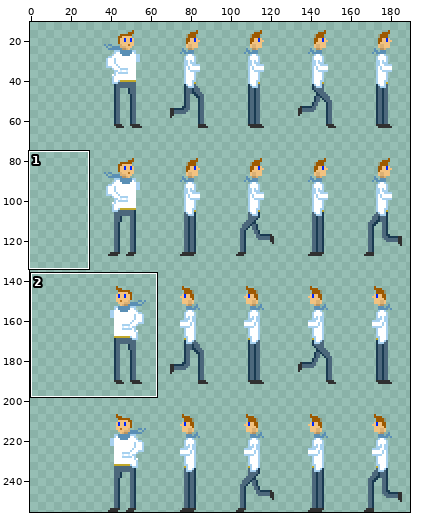
Sprite sheet, stored at res/img/human_male.png. Above: a wide view before the commit, with the close-up outlined.
Close-up. Before:
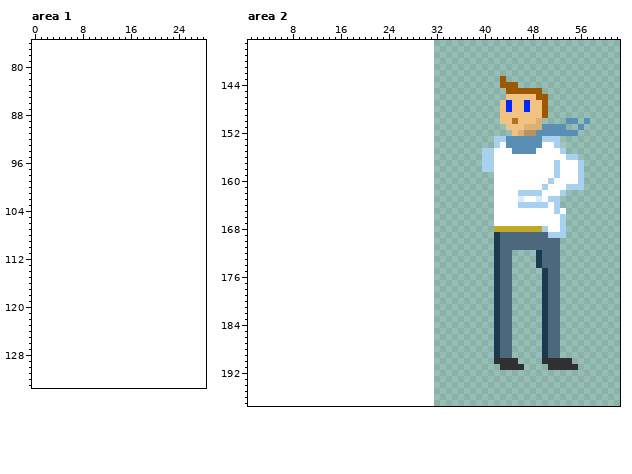
The file is 160x256 pixels. Pixels under 10% opacity are left out. Shown: area 1: x 0..28, y 76..133; area 2: x 1..62, y 137..197. The old version is drawn lined up with the new one, on the new canvas. The wide view leaves out empty margins. The commit also changed other parts of the picture, which this record leaves out.
After:
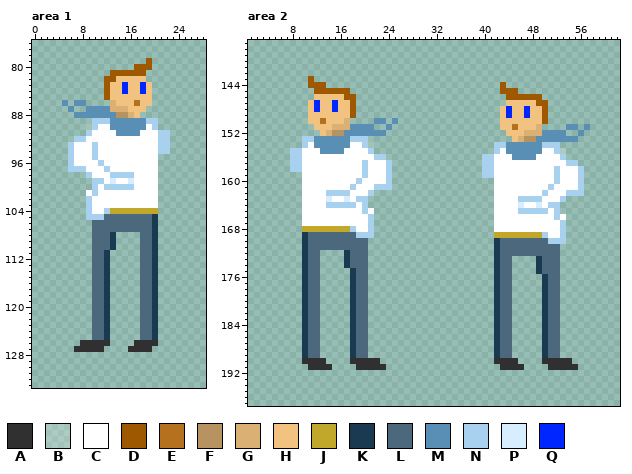
Palette (. is transparent): A #303030  B #ffffff34  C #ffffff  D #9e5900  E #b5711e  F #b79361  G #dbb074  H #f2c280  J #c1a82a  K #193a51  L #4c687c  M #5a8fb5  N #a7d1ef  P #d6eeff  Q #0026ff
The edit:
canvas 160x256 -> 192x256, the old top-left corner now at 32,0
--- area 1
@@ x 0..28 @@
  78 .............................
- 79 .............................
- 80 .............................
- 81 .............................
- 82 .............................
- 83 .............................
- 84 .............................
- 85 .............................
- 86 .............................
- 87 .............................
- 88 .............................
- 89 .............................
- 90 .............................
- 91 .............................
- 92 .............................
- 93 .............................
- 94 .............................
- 95 .............................
- 96 .............................
- 97 .............................
- 98 .............................
- 99 .............................
-100 .............................
-101 .............................
-102 .............................
-103 .............................
-104 .............................
-105 .............................
-106 .............................
-107 .............................
-108 .............................
-109 .............................
-110 .............................
-111 .............................
-112 .............................
-113 .............................
-114 .............................
-115 .............................
-116 .............................
-117 .............................
-118 .............................
-119 .............................
-120 .............................
-121 .............................
-122 .............................
-123 .............................
-124 .............................
-125 .............................
-126 .............................
-127 .............................
+ 79 ...................D.........
+ 80 .................DDD.........
+ 81 .............DDDDDD..........
+ 82 ............DDHHHHH..........
+ 83 ............DHHQHHQH.........
+ 84 ............DHHQHHQH.........
+ 85 ............DHHHHHHH.........
+ 86 .....M.MM....GHHHEHH.........
+ 87 ......M..MMMMGGGHHH..........
+ 88 .......MMMMMMMFFGH...........
+ 89 ..........NNNMMMMMMNN........
+ 90 .........BNCCMMMMMMCN........
+ 91 .........NCCCCMMMMCCCNN......
+ 92 .......NNCCCCCCCCCCCCNN......
+ 93 ......NCCCNCCCCCCCCCCNN......
+ 94 ......NCCCNCCCCCCCCCCNN......
+ 95 ......NCCCNCCCCCCCCCC........
+ 96 ......NCCCCNCCCCCCCCC........
+ 97 ......NNNCCCNCCCCCCCC........
+ 98 .........NCCCNNNNCCCC........
+ 99 ..........NNCPCCPCCCC........
+100 ..........NCNNNNNCCCC........
+101 .........CNCCCCCCCCCC........
+102 .........NCCCCCCCCCCC........
+103 .........NCCCCCCCCCCC........
+104 .........NCCNJJJJJJJJ........
+105 .........NNNLLLLLLLLK........
+106 ..........LLLLLLLLLLK........
+107 ..........LLLLLLLLLLK........
+108 ..........LLLK....LLK........
+109 ..........LLLK....LLK........
+110 ..........LLLK....LLK........
+111 ..........LLK.....LLK........
+112 ..........LLK.....LLK........
+113 ..........LLK.....LLK........
+114 ..........LLK.....LLK........
+115 ..........LLK.....LLK........
+116 ..........LLK.....LLK........
+117 ..........LLK.....LLK........
+118 ..........LLK.....LLK........
+119 ..........LLK.....LLK........
+120 ..........LLK.....LLK........
+121 ..........LLK.....LLK........
+122 ..........LLK.....LLK........
+123 ..........LLK.....LLK........
+124 ..........LLK.....LLK........
+125 ..........LLK.....LLK........
+126 ........AAAAA....AAAA........
+127 .......AAAAA....AAAA.........
 128 .............................
--- area 2
@@ x 1..62 @@
 142 ..............................................................
-143 ..........................................D...................
-144 ..........................................DDD.................
-145 ...........................................DDDDDD.............
-146 ...........................................HHHHHDD............
-147 ..........................................HQHHQHHD............
-148 ..........................................HQHHQHHD............
-149 ..........................................HHHHHHHD............
-150 ..........................................HHEHHHG....MM.M.....
-151 ...........................................HHHGGGMMMM..M......
-152 ............................................HGFFMMMMMMM.......
-153 .........................................NNMMMMMMNNN..........
-154 .........................................NCMMMMMMCCNB.........
-155 .......................................NNCCCMMMMCCCCN.........
-156 .......................................NNCCCCCCCCCCCCNN.......
-157 .......................................NNCCCCCCCCCCNCCCN......
-158 .......................................NNCCCCCCCCCCNCCCN......
-159 .........................................CCCCCCCCCCNCCCN......
-160 .........................................CCCCCCCCCNCCCCN......
-161 .........................................CCCCCCCCNCCCNNN......
-162 .........................................CCCCNNNNCCCN.........
-163 .........................................CCCCPCCPCNN..........
-164 .........................................CCCCNNNNNCN..........
-165 .........................................CCCCCCCCCCNC.........
-166 .........................................CCCCCCCCCCCN.........
-167 .........................................CCCCCCCCCCCN.........
-168 .........................................JJJJJJJJNCCN.........
-169 .........................................KLLLLLLLLNNN.........
-170 .........................................KLLLLLLLLLL..........
-171 .........................................KLLLLLLLLLL..........
-172 .........................................KLL....KLLL..........
-173 .........................................KLL....KLLL..........
-174 .........................................KLL....KLLL..........
-175 .........................................KLL.....KLL..........
-176 .........................................KLL.....KLL..........
-177 .........................................KLL.....KLL..........
-178 .........................................KLL.....KLL..........
-179 .........................................KLL.....KLL..........
-180 .........................................KLL.....KLL..........
-181 .........................................KLL.....KLL..........
-182 .........................................KLL.....KLL..........
-183 .........................................KLL.....KLL..........
-184 .........................................KLL.....KLL..........
-185 .........................................KLL.....KLL..........
-186 .........................................KLL.....KLL..........
-187 .........................................KLL.....KLL..........
-188 .........................................KLL.....KLL..........
-189 .........................................KLL.....KLL..........
-190 .........................................AAAA....AAAAA........
-191 ..........................................AAAA....AAAAA.......
+143 ..........D...................................................
+144 ..........DDD.............................D...................
+145 ...........DDDDDD.........................DDD.................
+146 ...........HHHHHDD.........................DDDDDD.............
+147 ..........HQHHQHHD.........................HHHHHDD............
+148 ..........HQHHQHHD........................HQHHQHHD............
+149 ..........HHHHHHHD........................HQHHQHHD............
+150 ..........HHEHHHG....MM.M.................HHHHHHHD............
+151 ...........HHHGGGMMMM..M..................HHEHHHG....MM.M.....
+152 ............HGFFMMMMMMM....................HHHGGGMMMM..M......
+153 .........NNMMMMMMNNN........................HGFFMMMMMMM.......
+154 .........NCMMMMMMCCNB....................NNMMMMMMNNN..........
+155 .......NNCCCMMMMCCCCN....................NCMMMMMMCCNB.........
+156 .......NNCCCCCCCCCCCCNN................NNCCCMMMMCCCCN.........
+157 .......NNCCCCCCCCCCNCCCN...............NNCCCCCCCCCCCCNN.......
+158 .......NNCCCCCCCCCCNCCCN...............NNCCCCCCCCCCNCCCN......
+159 .........CCCCCCCCCCNCCCN...............NNCCCCCCCCCCNCCCN......
+160 .........CCCCCCCCCNCCCCN.................CCCCCCCCCCNCCCN......
+161 .........CCCCCCCCNCCCNNN.................CCCCCCCCCNCCCCN......
+162 .........CCCCNNNNCCCN....................CCCCCCCCNCCCNNN......
+163 .........CCCCPCCPCNN.....................CCCCNNNNCCCN.........
+164 .........CCCCNNNNNCN.....................CCCCPCCPCNN..........
+165 .........CCCCCCCCCCNC....................CCCCNNNNNCN..........
+166 .........CCCCCCCCCCCN....................CCCCCCCCCCNC.........
+167 .........CCCCCCCCCCCN....................CCCCCCCCCCCN.........
+168 .........JJJJJJJJNCCN....................CCCCCCCCCCCN.........
+169 .........KLLLLLLLLNNN....................JJJJJJJJNCCN.........
+170 .........KLLLLLLLLLL.....................KLLLLLLLLNNN.........
+171 .........KLLLLLLLLLL.....................KLLLLLLLLLL..........
+172 .........KLL....KLLL.....................KLLLLLLLLLL..........
+173 .........KLL....KLLL.....................KLL....KLLL..........
+174 .........KLL....KLLL.....................KLL....KLLL..........
+175 .........KLL.....KLL.....................KLL....KLLL..........
+176 .........KLL.....KLL.....................KLL.....KLL..........
+177 .........KLL.....KLL.....................KLL.....KLL..........
+178 .........KLL.....KLL.....................KLL.....KLL..........
+179 .........KLL.....KLL.....................KLL.....KLL..........
+180 .........KLL.....KLL.....................KLL.....KLL..........
+181 .........KLL.....KLL.....................KLL.....KLL..........
+182 .........KLL.....KLL.....................KLL.....KLL..........
+183 .........KLL.....KLL.....................KLL.....KLL..........
+184 .........KLL.....KLL.....................KLL.....KLL..........
+185 .........KLL.....KLL.....................KLL.....KLL..........
+186 .........KLL.....KLL.....................KLL.....KLL..........
+187 .........KLL.....KLL.....................KLL.....KLL..........
+188 .........KLL.....KLL.....................KLL.....KLL..........
+189 .........KLL.....KLL.....................KLL.....KLL..........
+190 .........AAAA....AAAAA...................AAAA....AAAAA........
+191 ..........AAAA....AAAAA...................AAAA....AAAAA.......
 192 ..............................................................
Boxes around the changes in both close-ups, in picture pixels (x1, y1, x2, y2):
added: (62, 58, 170, 352)
added: (290, 76, 398, 370)
changed: (482, 76, 590, 274)
